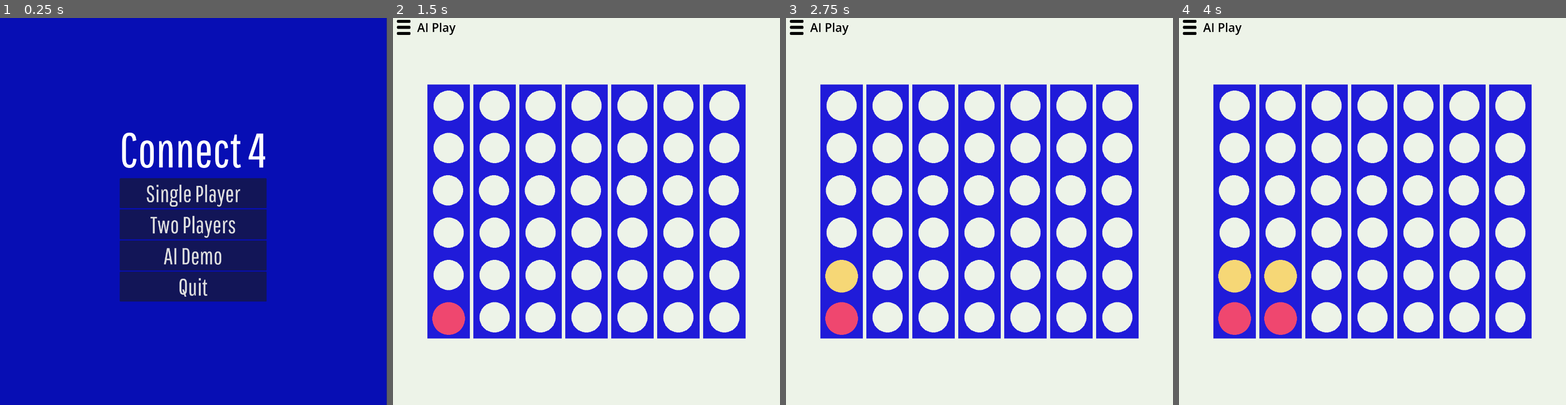
Above: before the commit, frames 1-4 (left to right).
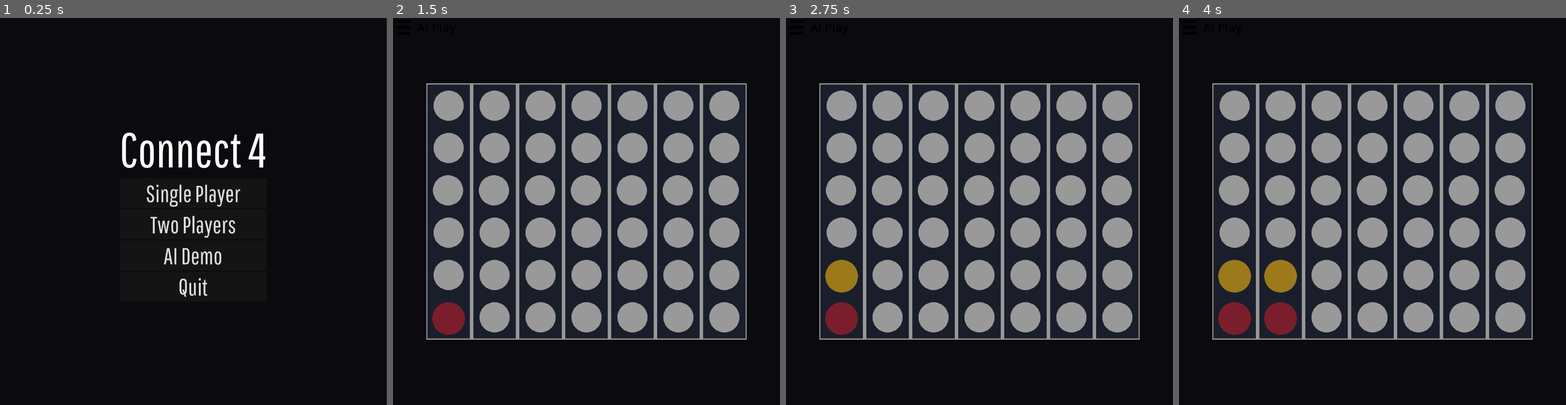
Above: after the commit, the same moments.

Repository: daniel-hartmann/gd-trabalho-01
Game: Godot game, scene res://main.tscn
Same seed, same stepped clock (60 frames per second), same inputs: the game is played once before the commit and once after it. Sound files missing from this copy of the repository are replaced by a short silence.
Inputs (mouse positions are in pixels of both pictures, inside the frame that each line leads up to):
- Up to frame 1 (0.25 s): no input
- Up to frame 2 (1.5 s): click "Two Players" at 0.5 s; click (447, 211) at 1.25 s
- Up to frame 3 (2.75 s): click (840, 211) at 2 s
- Up to frame 4 (4 s): click (1279, 211) at 2.75 s; click (1279, 211) at 3.5 s

The runs differ from the first frame. In frame 1, 98% of the frame differs, in the area x 0-100%, y 0-100%; in frame 2, 100%; in frame 3, 100%; in frame 4, 100%.

Commit message:
Updated style and added sounds

Diff:
--- a/dh-connect-four/AI/GameGrid.gd
+++ b/dh-connect-four/AI/GameGrid.gd
@@ -1,8 +1,8 @@
 extends Resource
 class_name GameGrid
 
-const RED = "#EF476F"
-const YELLOW = "#F6D776"
+const RED = "#7A1E2C"
+const YELLOW = "#9C7A1C"
 const EMPTY = ""
 
 const DIFFICULTY_EASY = "EASY"
--- /dev/null
+++ b/dh-connect-four/audio_manager.gd
@@ -0,0 +1,23 @@
+extends Node
+
+@onready var bgm_streamer := $BackgroundMusic
+
+func play_background_music(stream: AudioStream, bus: String = "BGM") -> void:
+	bgm_streamer.bus = bus
+
+	if bgm_streamer.stream == stream:
+		return
+
+	bgm_streamer.stream = stream
+	bgm_streamer.play()
+
+func play_sound_effect(stream: AudioStream, bus: String = "FX") -> void:
+	var new_sfx := AudioStreamPlayer.new()
+	new_sfx.stream = stream
+	new_sfx.bus = bus
+	new_sfx.finished.connect(destroy_stream_player.bind(new_sfx))
+	add_child(new_sfx)
+	new_sfx.play()
+
+func destroy_stream_player(stream_player: AudioStreamPlayer) -> void:
+	stream_player.queue_free()
--- /dev/null
+++ b/dh-connect-four/audio_manager.tscn
@@ -0,0 +1,10 @@
+[gd_scene format=3 uid="uid://dpfobi5gafmyb"]
+
+[ext_resource type="Script" uid="uid://bxqxdgns11fhp" path="res://audio_manager.gd" id="1_jisk1"]
+
+[node name="AudioManager" type="Node" unique_id=1570540362]
+script = ExtResource("1_jisk1")
+
+[node name="BackgroundMusic" type="AudioStreamPlayer" parent="." unique_id=1961727726]
+autoplay = true
+bus = &"BGM"
--- /dev/null
+++ b/dh-connect-four/default_bus_layout.tres
@@ -0,0 +1,22 @@
+[gd_resource type="AudioBusLayout" format=3 uid="uid://cara4ax1optk"]
+
+[sub_resource type="AudioEffectLowPassFilter" id="AudioEffectLowPassFilter_j3pel"]
+resource_name = "LowPassFilter"
+cutoff_hz = 235.0
+resonance = 0.9
+
+[resource]
+bus/1/name = &"FX"
+bus/1/solo = false
+bus/1/mute = false
+bus/1/bypass_fx = false
+bus/1/volume_db = 0.0
+bus/1/send = &"Master"
+bus/2/name = &"BGM"
+bus/2/solo = false
+bus/2/mute = false
+bus/2/bypass_fx = false
+bus/2/volume_db = -6.91795
+bus/2/send = &"Master"
+bus/2/effect/0/effect = SubResource("AudioEffectLowPassFilter_j3pel")
+bus/2/effect/0/enabled = true
--- a/dh-connect-four/game.gd
+++ b/dh-connect-four/game.gd
@@ -6,6 +6,9 @@
 @onready var result_label = $Control/HBoxContainer/Label
 @onready var play_button = $Control/HBoxContainer/AIPlay
 @onready var menu_button = $Control/HBoxContainer/MenuButton
+
+@export var bgm: AudioStream
+@onready var fx1 = $FX1
 
 var game_type: String
 var player1_is_red: bool
@@ -37,6 +40,8 @@
 
 
 func _ready() -> void:
+	AudioManager.play_background_music(bgm)
+
 	_config_pause_menu_buttons()
 	_config_result_menu_buttons()
 	_setup_column_buttons()
@@ -91,10 +96,10 @@
 
 
 func play_preview_action(column_index, button) -> void:
+	hide_preview.emit()
+
 	if game_type == "ai_demo" or game_type == "pvc" and player1 != game.current_player():
 		return
-
-	hide_preview.emit()
 
 	var current_row = _get_current_row(column_index)
 
@@ -127,6 +132,12 @@
 
 func _make_play(movement: Vector2) -> bool:
 	if game.jogada(movement):
+
+		fx1.pitch_scale = randf_range(0.8, 1.0)
+		fx1.play()
+		#AudioManager.play_sound_effect(fx1)
+
+
 		var evaluation: float = game.evaluate(difficulty)
 
 		if abs(evaluation) >= 900:
--- a/dh-connect-four/game.tscn
+++ b/dh-connect-four/game.tscn
@@ -1,28 +1,35 @@
 [gd_scene format=3 uid="uid://dn557ttm3o3lc"]
 
 [ext_resource type="Script" uid="uid://c1qctpxkwse1o" path="res://game.gd" id="1_e2o6t"]
+[ext_resource type="AudioStream" uid="uid://urssqhlmybtl" path="res://audio/loop1.wav" id="2_7jktm"]
 [ext_resource type="Texture2D" uid="uid://6f7nixx57kde" path="res://art/column.png" id="2_fc0e3"]
 [ext_resource type="Texture2D" uid="uid://b1j25a021i2mf" path="res://art/menu-icon.png" id="3_feb5d"]
 [ext_resource type="FontFile" uid="uid://cgd3m3rqin1to" path="res://fonts/PathwayGothicOne-Regular.ttf" id="5_7jktm"]
+[ext_resource type="AudioStream" uid="uid://26yuk8iyt6gh" path="res://audio/fx6.wav" id="6_ryrav"]
+
+[sub_resource type="StyleBoxFlat" id="StyleBoxFlat_ryrav"]
+shadow_color = Color(0.16470589, 0.18431373, 0.27058825, 1)
 
 [sub_resource type="Theme" id="Theme_feb5d"]
 
 [node name="Game" type="Node2D" unique_id=1131128064]
 script = ExtResource("1_e2o6t")
+bgm = ExtResource("2_7jktm")
 
 [node name="Background" type="ColorRect" parent="." unique_id=147808367]
 custom_minimum_size = Vector2(1280, 1280)
 offset_right = 1280.0
 offset_bottom = 1024.0
-color = Color(0.9295974, 0.95279354, 0.90761125, 1)
+color = Color(0.043137256, 0.043137256, 0.05882353, 1)
 
 [node name="CenterContainer" type="CenterContainer" parent="." unique_id=523542618]
 custom_minimum_size = Vector2(1280, 1280)
 offset_right = 40.0
 offset_bottom = 40.0
 
-[node name="CenterContainer" type="CenterContainer" parent="CenterContainer" unique_id=405003996]
-layout_mode = 2
+[node name="CenterContainer" type="PanelContainer" parent="CenterContainer" unique_id=1818964879]
+layout_mode = 2
+theme_override_styles/panel = SubResource("StyleBoxFlat_ryrav")
 
 [node name="ButtonContainer" type="GridContainer" parent="CenterContainer/CenterContainer" unique_id=1423239218]
 layout_mode = 2
@@ -216,6 +223,11 @@
 [node name="Timer" type="Timer" parent="." unique_id=1444172805]
 one_shot = true
 
+[node name="FX1" type="AudioStreamPlayer" parent="." unique_id=1145011419]
+stream = ExtResource("6_ryrav")
+pitch_scale = 2.2
+bus = &"FX"
+
 [connection signal="hide_preview" from="." to="." method="_hide_preview"]
 [connection signal="pressed" from="Control/HBoxContainer/AIPlay" to="." method="ai_move"]
 [connection signal="timeout" from="Timer" to="." method="_on_timer_timeout"]
--- a/dh-connect-four/main.gd
+++ b/dh-connect-four/main.gd
@@ -1,6 +1,8 @@
 extends Node
+@export var bgm: AudioStream
 
 func _ready() -> void:
+	AudioManager.play_background_music(bgm)
 	load_menu()
 
 func quit():
--- a/dh-connect-four/main.tscn
+++ b/dh-connect-four/main.tscn
@@ -1,6 +1,8 @@
 [gd_scene format=3 uid="uid://blqpdglron6af"]
 
 [ext_resource type="Script" uid="uid://dbmlmelj7x37h" path="res://main.gd" id="1_ig7tw"]
+[ext_resource type="AudioStream" uid="uid://urssqhlmybtl" path="res://audio/loop1.wav" id="2_0xm2m"]
 
 [node name="Main" type="Node" unique_id=485200629]
 script = ExtResource("1_ig7tw")
+bgm = ExtResource("2_0xm2m")
--- a/dh-connect-four/main_menu.tscn
+++ b/dh-connect-four/main_menu.tscn
@@ -19,7 +19,7 @@
 anchor_bottom = 1.0
 grow_horizontal = 2
 grow_vertical = 2
-color = Color(0.02745098, 0.05490196, 0.7058824, 1)
+color = Color(0.043137256, 0.043137256, 0.05882353, 1)
 
 [node name="CenterContainer" type="CenterContainer" parent="." unique_id=575718699]
 layout_mode = 1
--- a/dh-connect-four/project.godot
+++ b/dh-connect-four/project.godot
@@ -14,6 +14,14 @@
 run/main_scene="uid://blqpdglron6af"
 config/features=PackedStringArray("4.6", "Forward Plus")
 config/icon="res://icon.svg"
+
+[audio]
+
+buses/default_bus_layout="uid://cara4ax1optk"
+
+[autoload]
+
+AudioManager="*uid://dpfobi5gafmyb"
 
 [display]
 
--- a/dh-connect-four/select_color.tscn
+++ b/dh-connect-four/select_color.tscn
@@ -26,7 +26,7 @@
 anchor_bottom = 1.0
 grow_horizontal = 2
 grow_vertical = 2
-color = Color(0.02745098, 0.05490196, 0.7058824, 1)
+color = Color(0.043137256, 0.043137256, 0.05882353, 1)
 
 [node name="MainMessage" type="Label" parent="." unique_id=92936838]
 layout_mode = 0
--- a/dh-connect-four/select_difficulty.tscn
+++ b/dh-connect-four/select_difficulty.tscn
@@ -21,7 +21,7 @@
 anchor_bottom = 1.0
 grow_horizontal = 2
 grow_vertical = 2
-color = Color(0.02745098, 0.05490196, 0.7058824, 1)
+color = Color(0.043137256, 0.043137256, 0.05882353, 1)
 
 [node name="CenterContainer" type="CenterContainer" parent="." unique_id=575718699]
 layout_mode = 1
Binary file changed: dh-connect-four/art/column.png
Binary file changed: dh-connect-four/art/red-circle.png
Binary file changed: dh-connect-four/art/yellow-circle.png
Not shown, added: dh-connect-four/audio/fx6.wav.import
Not shown, added: dh-connect-four/audio/loop1.wav.import
Not shown, added: dh-connect-four/audio_manager.gd.uid
Not shown, added: dh-connect-four/loop1.wav.import
Not shown, added: dh-connect-four/audio/fx6.wav
Not shown, added: dh-connect-four/audio/loop1.wav
Not shown, added: dh-connect-four/loop1.wav
